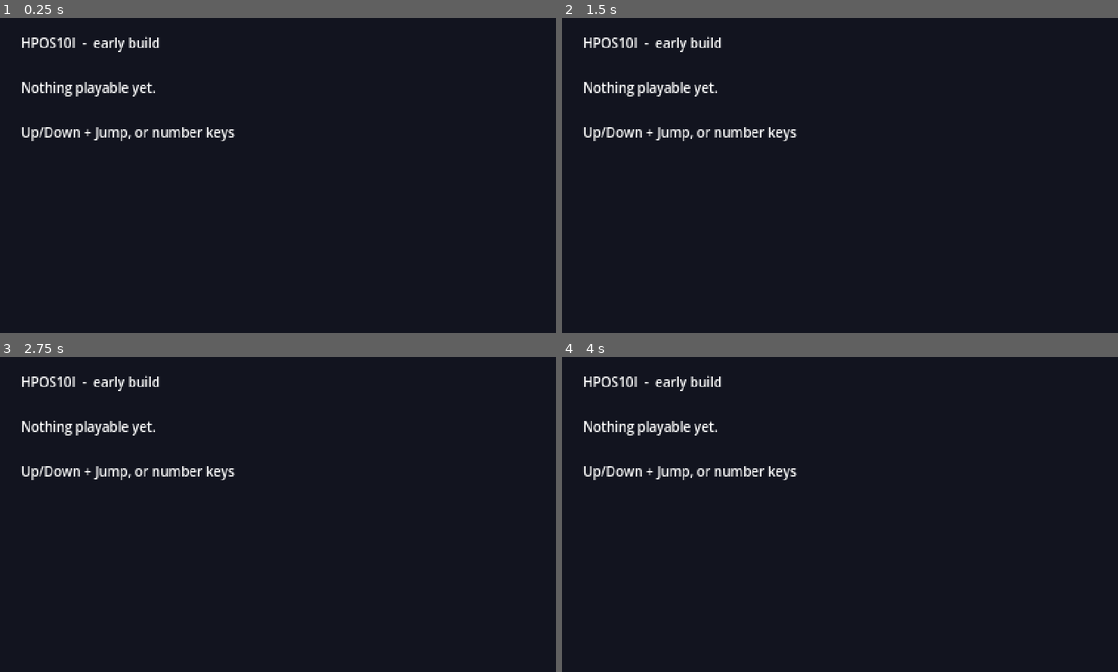
Above: before the commit, frames 1-4 (two rows, left to right).
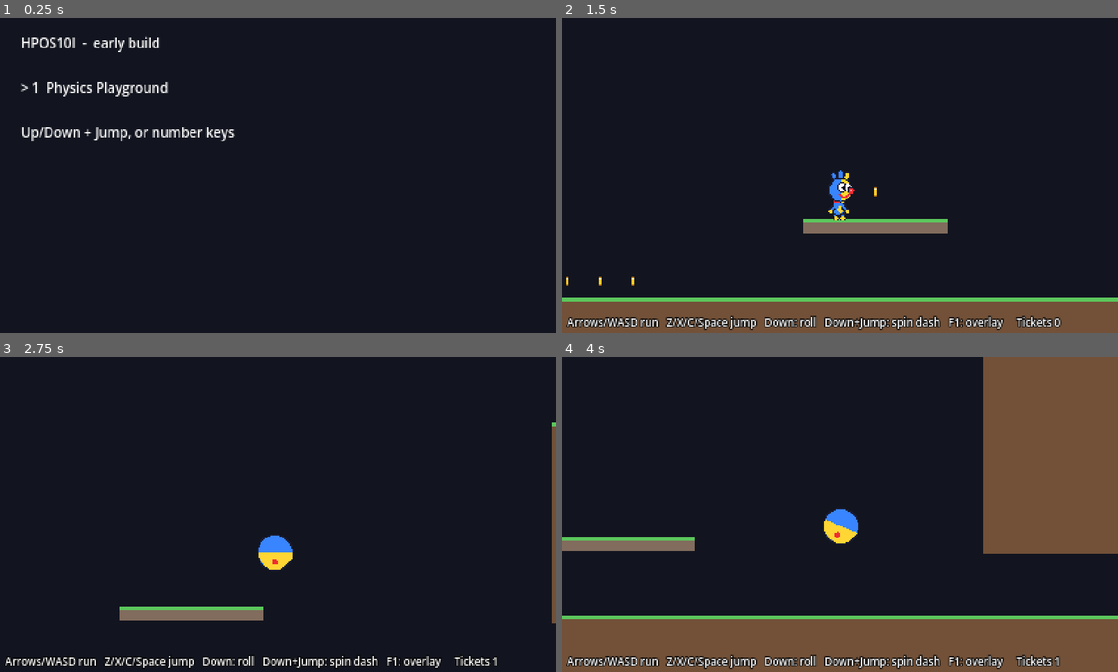
Above: after the commit, the same moments.

Repository: crrreatorrr/HPOS10I
Game: Godot game, scene res://core/main.tscn
Same seed, same stepped clock (60 frames per second), same inputs: the game is played once before the commit and once after it.
Inputs (mouse positions are in pixels of both pictures, inside the frame that each line leads up to):
- Up to frame 1 (0.25 s): no input
- Up to frame 2 (1.5 s): tap Enter (pause) at 0.5 s; move the mouse to (962, 159) at 0.52 s; hold Right (move_right) 0.53-1.25 s; tap 1 at 0.6 s; click (962, 159) at 0.67 s; tap Z (jump) at 0.77 s; drag from (728, 191) to (812, 238) at 1.27 s
- Up to frame 3 (2.75 s): move the mouse to (333, 445) at 2.02 s; hold Right (move_right) from 2.03 s (still down); tap C at 2.1 s
- Up to frame 4 (4 s): release Right (move_right) at 2.75 s; drag from (812, 577) to (673, 467) at 2.77 s; move the mouse to (1006, 561) at 3.52 s; hold Left (move_left) from 3.53 s (still down); tap K at 3.6 s; tap Z (jump) at 3.77 s

The runs differ from the first frame. In frame 1, 0.7% of the frame differs, in the area x 3-31%, y 20-25%; in frame 2, 14%; in frame 3, 5.0%; in frame 4, 35%, in the area x 0-100%, y 0-100%.

Commit message:
Boot menu: list playground scenes (empty name filter matched nothing)
Godot's String.contains("") is false, so the playground listing found
no scenes. Short-circuit the empty filter; add a core test that the
boot menu lists the physics playground.

Co-Authored-By: Claude Opus 5.5 <noreply@anthropic.com>

Diff:
--- a/core/main.gd
+++ b/core/main.gd
@@ -86,7 +86,8 @@
 		found.append_array(_find_scenes(dir_path.path_join(sub), name_filter))
 	for file in dir.get_files():
 		var name := file.trim_suffix(".remap")
-		if name.ends_with(".tscn") and name.contains(name_filter):
+		# Godot's contains("") is false, so an empty filter must short-circuit.
+		if name.ends_with(".tscn") and (name_filter == "" or name.contains(name_filter)):
 			found.append(dir_path.path_join(name))
 	return found
 
--- a/tests/core/test_core.gd
+++ b/tests/core/test_core.gd
@@ -50,3 +50,13 @@
 	var events := Dev.load_timeline("res://tests/inputs/run_right.json")
 	assert_true(events.size() >= 2, "timeline has events")
 	assert_eq(events[0][1], "move_right")
+
+
+func test_boot_menu_lists_the_playground() -> void:
+	var dev := tree.root.get_node("Dev")
+	dev.args["dev"] = true
+	dev._boot_taken = true
+	var main: Node = add_scene("res://core/main.tscn")
+	dev.args.erase("dev")
+	var labels: Array = main._entries.map(func(entry): return entry.label)
+	assert_true(labels.has("Physics Playground"), "boot menu entries: %s" % [labels])
